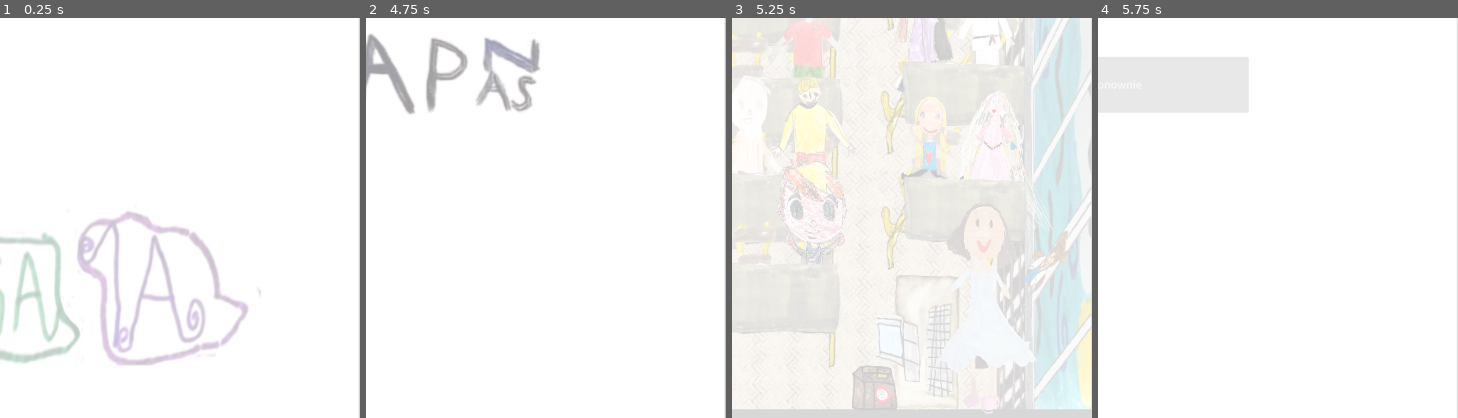
Above: before the commit, frames 1-4 (left to right).
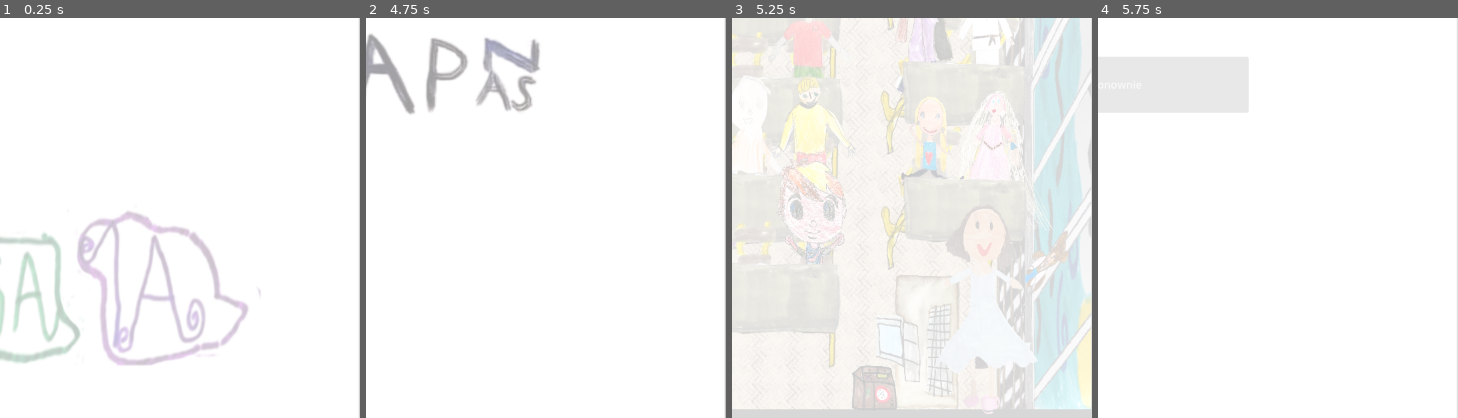
Above: after the commit, the same moments.

Repository: Whyshchuck/Laurka-2026
Game: Godot game, scene res://mode_selection.tscn
Two runs of this game, one before a commit and one after it. Both use one fixed random seed, a clock stepped at 60 frames per second and the inputs below.
Inputs (mouse positions are % of the whole screen's width and height, from its top left):
- Up to frame 1 (0.25 s): no input
- Up to frame 2 (4.75 s): tap Enter at 0.5 s; move the mouse to (72, 45) at 0.52 s; tap 0 every 0.75 s from 0.6 to 4.35 s; click (72, 45) at 0.67 s; move the mouse to (30, 55) at 1.27 s; click (30, 55) at 1.42 s; move the mouse to (60, 28) at 2.02 s; click (60, 28) at 2.17 s; move the mouse to (45, 70) at 2.77 s; click (45, 70) at 2.92 s; move the mouse to (80, 65) at 3.52 s; click (80, 65) at 3.67 s; tap Space at 4.25 s; move the mouse to (20, 35) at 4.27 s; click (20, 35) at 4.42 s
- Up to frame 3 (5.25 s): move the mouse to (55, 50) at 5.02 s; tap 0 at 5.1 s; click (55, 50) at 5.17 s
- Up to frame 4 (5.75 s): no input
The pictures show only the part of the screen within x 50-100%, y 50-100%; the shares and areas given below are measured in that part.

Frames 1-2 are identical in both runs. In frame 3, 0.2% of the frame differs, in the area x 59-85%, y 47-88%; in frame 4, nothing differs.

Commit message:
kamilas animations added

Diff:
--- a/classroom.gd
+++ b/classroom.gd
@@ -18,8 +18,10 @@
 		var new_scene = countdown_scene.instantiate()
 		get_tree().current_scene.add_child(new_scene)
 		$AudioIntro.play()
+		$PKamila/AnimationPlayer.play('freak_out')
 		status_timer.timeout.connect(update_moving_pupil_count)
-
+	else:
+		$PKamila/AnimationPlayer.play('idle')
 
 	for pupil in pupils_node.get_children():
 		if pupil is CharacterBody2D:
--- a/classroom.tscn
+++ b/classroom.tscn
@@ -68,6 +68,7 @@
 [ext_resource type="Texture2D" uid="uid://bdouobs3s1ur7" path="res://sprites/anabiya-Sheet.png" id="48_yct1w"]
 [ext_resource type="AudioStream" uid="uid://tmufgx73xek3" path="res://audio/pacman_beginning.wav" id="60_5qgbj"]
 [ext_resource type="Texture2D" uid="uid://bmdkonb4u2sop" path="res://sprites/p_kamila.png" id="65_y7ma7"]
+[ext_resource type="Texture2D" uid="uid://0gu82qf4auj" path="res://sprites/p_kamila-Sheet.png" id="69_eqqr6"]
 
 [sub_resource type="Animation" id="Animation_uohgg"]
 length = 0.001
@@ -96,7 +97,7 @@
 "times": PackedFloat32Array(0),
 "transitions": PackedFloat32Array(1),
 "update": 1,
-"values": [0]
+"values": [17]
 }
 
 [sub_resource type="Animation" id="Animation_hxmxl"]
@@ -117,9 +118,28 @@
 "values": [0, 1, 2, 3, 4, 5, 6, 7, 8, 9, 10, 11]
 }
 
+[sub_resource type="Animation" id="Animation_yct1w"]
+resource_name = "freak_out"
+length = 1.7
+loop_mode = 1
+step = 0.1
+tracks/0/type = "value"
+tracks/0/imported = false
+tracks/0/enabled = true
+tracks/0/path = NodePath("Sprite2D:frame")
+tracks/0/interp = 1
+tracks/0/loop_wrap = true
+tracks/0/keys = {
+"times": PackedFloat32Array(0, 0.1, 0.2, 0.3, 0.4, 0.5, 0.6, 0.7, 0.8, 0.9, 1, 1.1, 1.2, 1.3, 1.4, 1.5, 1.6),
+"transitions": PackedFloat32Array(1, 1, 1, 1, 1, 1, 1, 1, 1, 1, 1, 1, 1, 1, 1, 1, 1),
+"update": 1,
+"values": [0, 1, 2, 3, 4, 5, 6, 7, 8, 9, 10, 11, 12, 13, 14, 15, 16]
+}
+
 [sub_resource type="AnimationLibrary" id="AnimationLibrary_r3myd"]
 _data = {
 &"RESET": SubResource("Animation_uohgg"),
+&"freak_out": SubResource("Animation_yct1w"),
 &"idle": SubResource("Animation_shilq"),
 &"walk": SubResource("Animation_hxmxl")
 }
@@ -857,7 +877,10 @@
 [node name="AudioIntro" type="AudioStreamPlayer" parent="."]
 stream = ExtResource("60_5qgbj")
 
-[node name="TextureRect3" type="TextureRect" parent="."]
+[node name="PKamila" type="CharacterBody2D" parent="."]
+
+[node name="TextureRect3" type="TextureRect" parent="PKamila"]
+visible = false
 top_level = true
 offset_left = 780.0
 offset_top = 648.0
@@ -865,3 +888,17 @@
 offset_bottom = 2893.0
 scale = Vector2(0.172716, 0.312648)
 texture = ExtResource("65_y7ma7")
+
+[node name="AnimationPlayer" type="AnimationPlayer" parent="PKamila"]
+libraries = {
+&"": SubResource("AnimationLibrary_r3myd")
+}
+
+[node name="Sprite2D" type="Sprite2D" parent="PKamila"]
+top_level = true
+z_as_relative = false
+position = Vector2(916, 1008)
+scale = Vector2(0.491423, 0.862692)
+texture = ExtResource("69_eqqr6")
+hframes = 6
+vframes = 3
Not shown: 1 places in classroom.tscn that only renumber resources
Binary file added: sprites/p_kamila-Sheet.png
Not shown, added: sprites/p_kamila-Sheet.png.import
